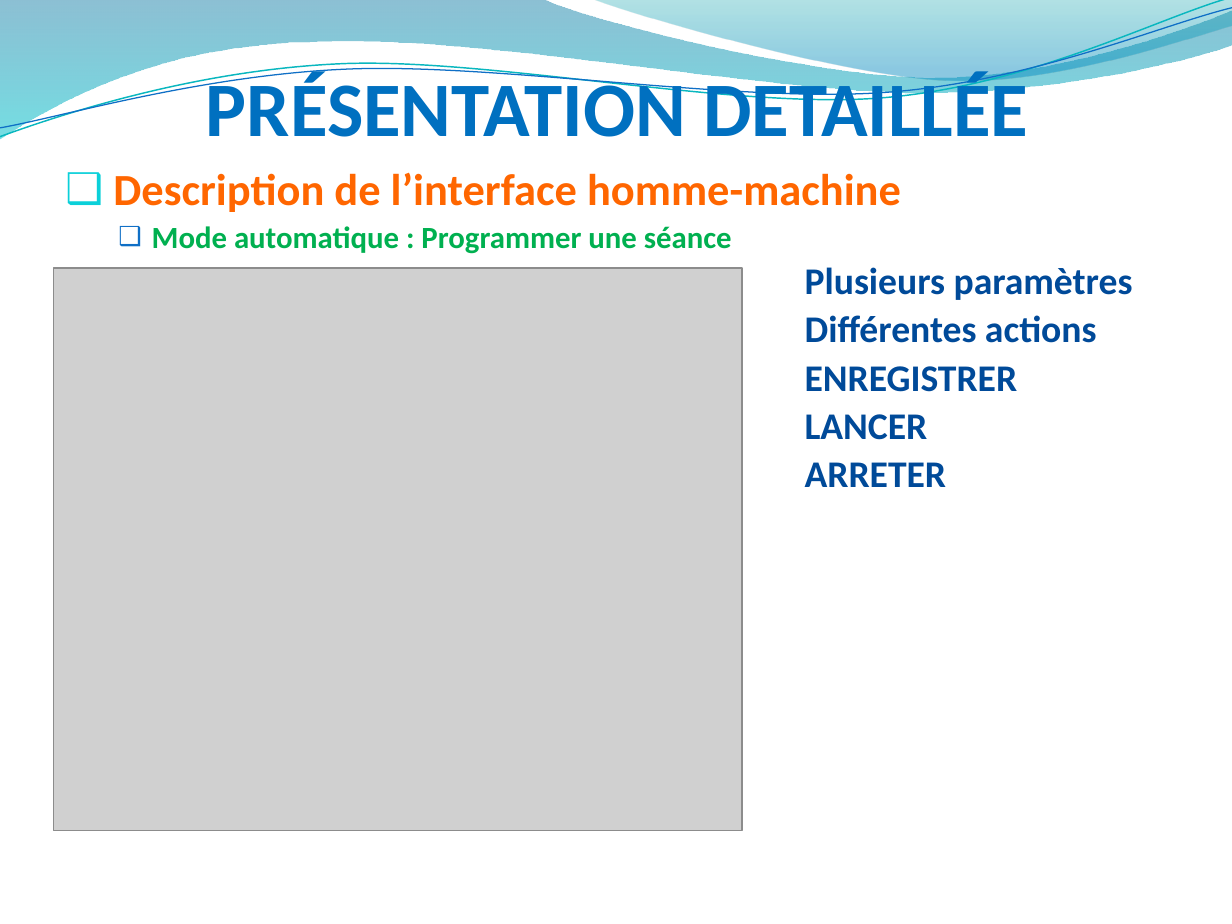
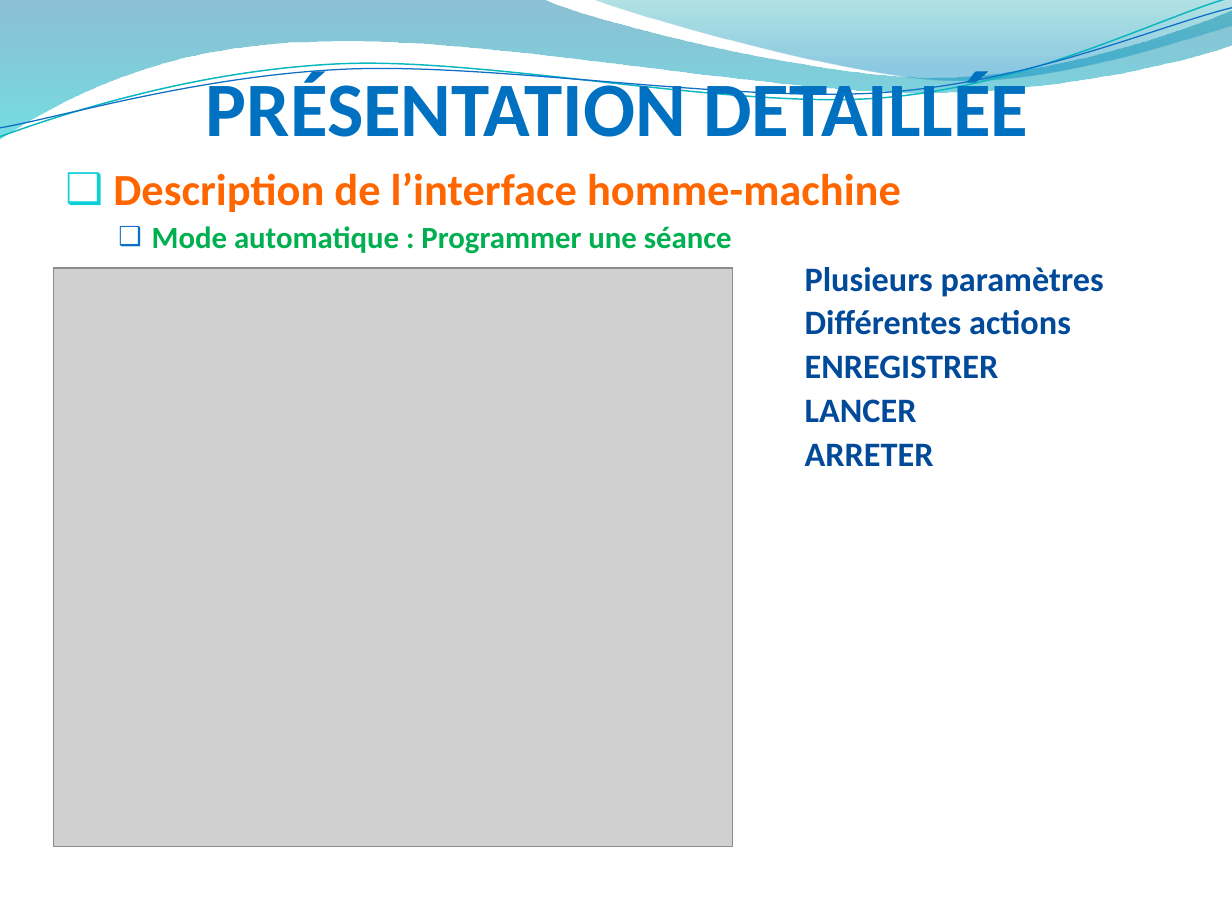
Before and after one commit to hardware/AscenseurPoissons, a slide deck: slide 21 of REVUES/REVUE ANALYSE/RevueAnalysePPT.pptx. Drawn at 1232x924 pixels with LibreOffice and Linux fonts; fonts in the diff are those of the drawing; grey boxes stand for pictures; background and template pictures are left out. Boxes give left, top, right and bottom in pixels: in the first picture for what was removed or moved away, otherwise in the second. Text is boxed around its words. In the diff, an @@ line names an element or a change of style, - is before the commit and + after.

```diff
--- a/REVUES/REVUE ANALYSE/RevueAnalysePPT.pptx
+++ b/REVUES/REVUE ANALYSE/RevueAnalysePPT.pptx
@@ picture: place and size @@
-picture at box(53, 269, 742, 832)
+picture at box(53, 269, 732, 848)
@@ text at box(805, 267, 1104, 466): size 22 to 20 pt in "Plusieurs paramètres", "Différentes actions", "ENREGISTRER", "LANCER" and 1 more places @@
```
Also in this commit, not shown: 13 other slides changed, 1 other file.
